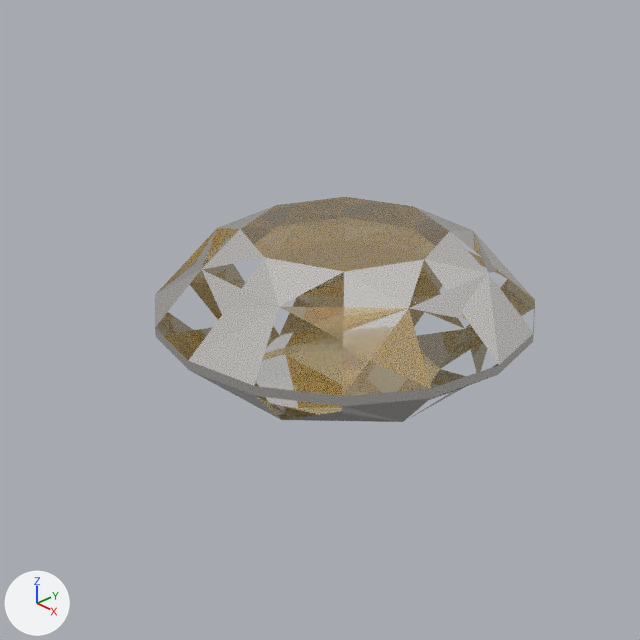
Two versions of the Blender file templates/gem/gem_template_round.blend, one commit apart.
One viewpoint serves both versions: the file's camera 'Camera'. Every picture has the same lights, and +X, +Y and +Z are marked at lower left.

Script lines for the objects in view, before the commit:
```python
me_roundcutgem_001 = bpy.data.meshes.new('RoundCutGem.001')
me_roundcutgem_001.from_pydata(...)  # 64 vertices, 82 faces; spans x -1.0..1.0, y -1.0..1.0, z -0.4..0.4
me_roundcutgem_001.materials.append(mat_gem_citrine)  # beige #f3cb7c
ob_roundcutgem = bpy.data.objects.new('RoundCutGem', me_roundcutgem_001)
ob_roundcutgem.location = (0.0, 0.0, 0.0)
```
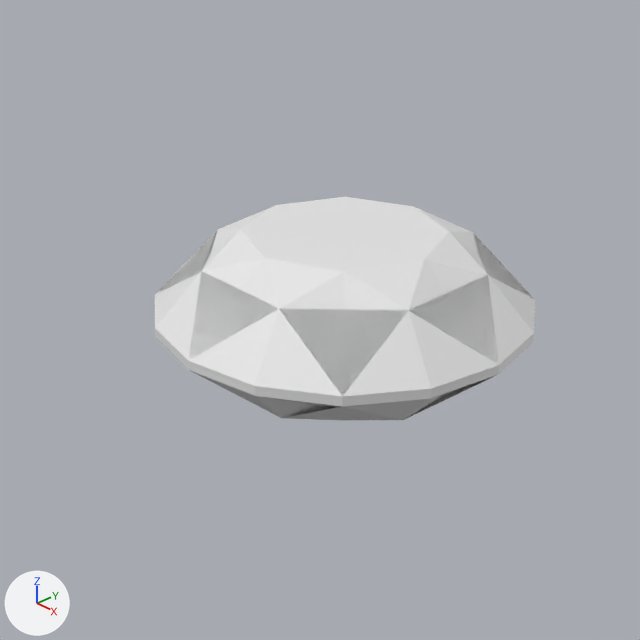
Pixel boxes [x1, y1, x2, y2] of what changed, in the pictures (640 x 640 px):
'RoundCutGem', reshaped: before [155, 197, 535, 422]; after [155, 197, 535, 421]
part 1 of me_roundcutgem_001, built on: after [155, 229, 535, 420]
part 2 of me_roundcutgem_001, recoloured: before [155, 197, 535, 422]; after [155, 197, 534, 421]

Diff of the bpy script that builds the scene:
```diff
--- a/templates/gem/gem_template_round.blend.py
+++ b/templates/gem/gem_template_round.blend.py
@@ me_roundcutgem_001 @@
 # used by ob_roundcutgem; location = (0.0, 0.0, 0.0)
-me_roundcutgem_001.from_pydata(...)  # 64 vertices, 82 faces; spans x -1.0..1.0, y -1.0..1.0, z -0.4..0.4
+me_roundcutgem_001.from_pydata(...)  # 64 vertices, 130 faces; spans x -1.0..1.0, y -1.0..1.0, z -0.4..0.4
+# me_roundcutgem_001 part 1
+# 16 faces are deleted
+# 8 vertices in x -0.69..0.69, y -0.69..0.69, z 0.3 move by (0.0, 0.0, -0.01)
+# 8 vertices in x -0.69..0.69, y -0.69..0.69, z -0.3 move by (0.0, 0.0, 0.01)
+# 64 new faces join them
+# me_roundcutgem_001 part 2: 82 faces spanning x -1.0..1.0, y -1.0..1.0, z -0.4..0.4 switch from mat_gem_citrine (beige #f3cb7c) to no material
```
